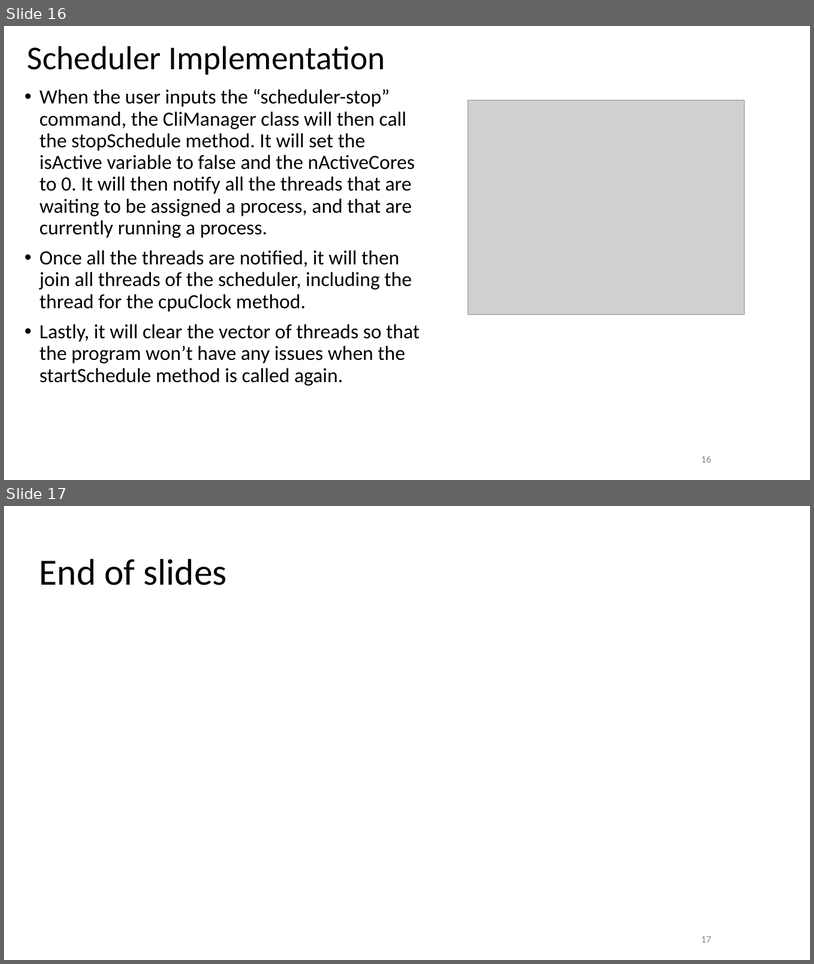
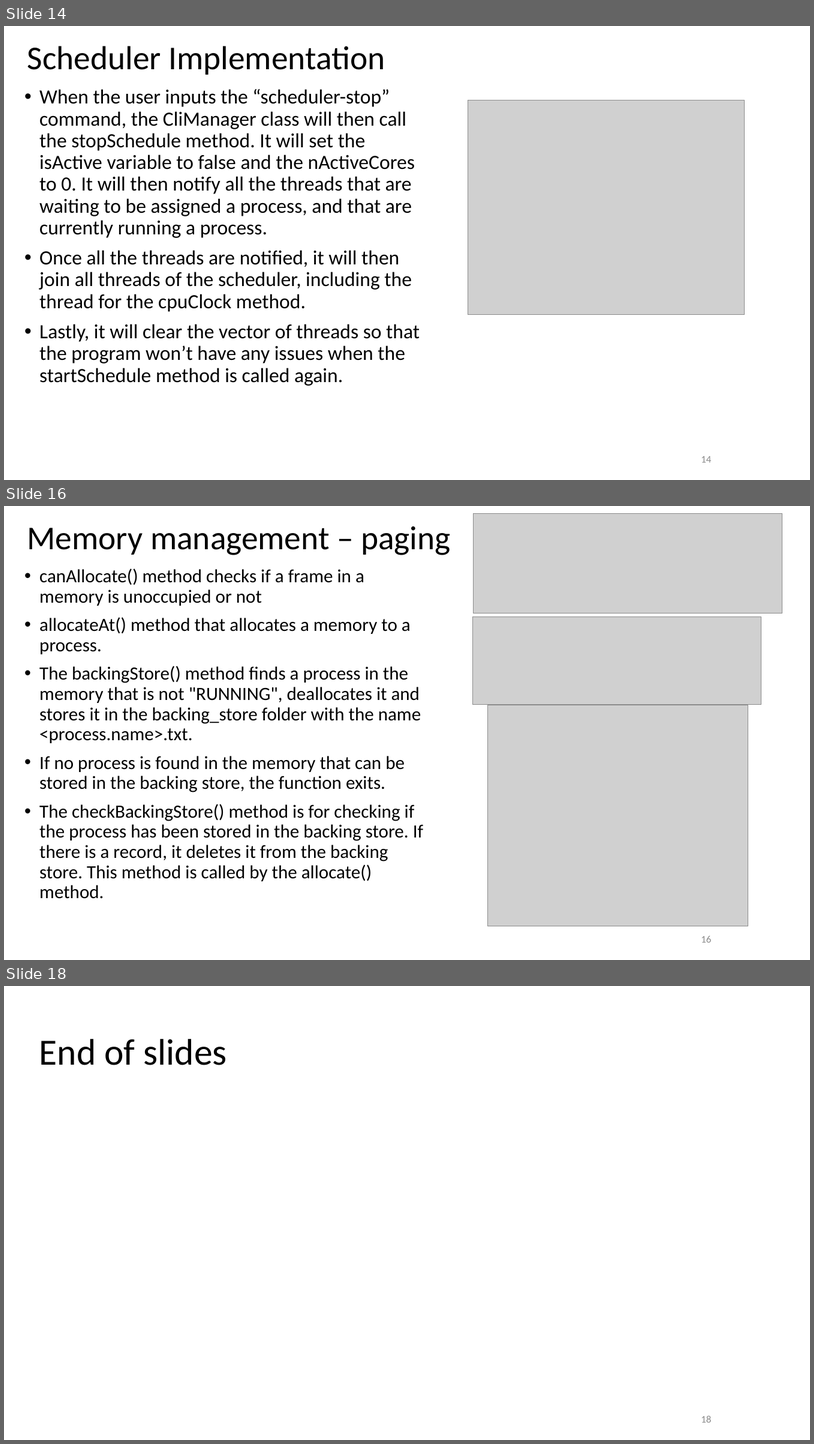
Before and after one commit to migsGUIao/CSOPESY_S12G25_Homeworks, a slide deck: MO2_PPT.pptx. Shown one above the other, each under a label of ours: slides 16 and 17 before the commit, slides 14, 16 and 18 after it; the slides between them are not shown. The pictures are 814x964 and 814x1444 pixels, drawn with LibreOffice and Linux fonts; fonts in the diff are those of the drawing; grey boxes stand for pictures; background and template pictures are left out. Boxes give left, top, right and bottom in pixels: in the first picture for what was removed or moved away, otherwise in the second. Text is boxed around its words. In the diff, an @@ line names an element or a change of style, - is before the commit and + after.

```diff
--- a/MO2_PPT.pptx
+++ b/MO2_PPT.pptx
@@ slide 16 added at [4,506,810,960], background #FFFFFF @@
@@ picture added at [473,513,783,613] @@
@@ title added at [27,526,451,555], 39.6 pt, text #000000 @@
+Memory management – paging
@@ text added at [39,568,423,898], 22.2 pt, text #000000 @@
+• canAllocate() method checks if a frame in a memory is unoccupied or not
+• allocateAt() method that allocates a memory to a process.
+• The backingStore() method finds a process in the memory that is not "RUNNING", deallocates it and stores it in the backing_store folder with the name <process.name>.txt.
+• If no process is found in the memory that can be stored in the backing store, the function exits.
+• The checkBackingStore() method is for checking if the process has been stored in the backing store. If there is a record, it deletes it from the backing store. This method is called by the allocate() method.
@@ picture added at [473,617,762,705] @@
@@ picture added at [488,705,749,926] @@
@@ page number added at [701,936,711,942], 12 pt, text #8C8C8C @@
+16
@@ what was slide 16 is now slide 14 @@
@@ page number at [701,456,711,462]: text changed @@
-16
+14
@@ what was slide 17 is now slide 18 @@
@@ page number at [701,1415,711,1422]: text changed @@
-17
+18
```
Also in this commit, not shown: 2 slides changed, 3 other slides added, 3 slides removed.
